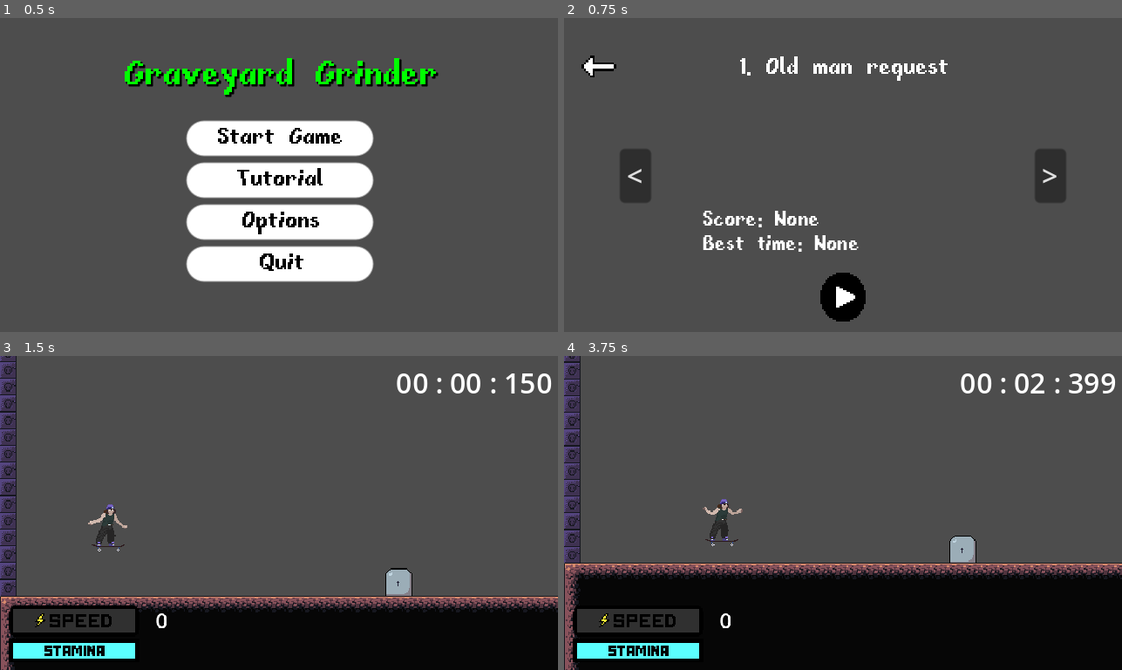
Above: before the commit, frames 1-4 (two rows, left to right).
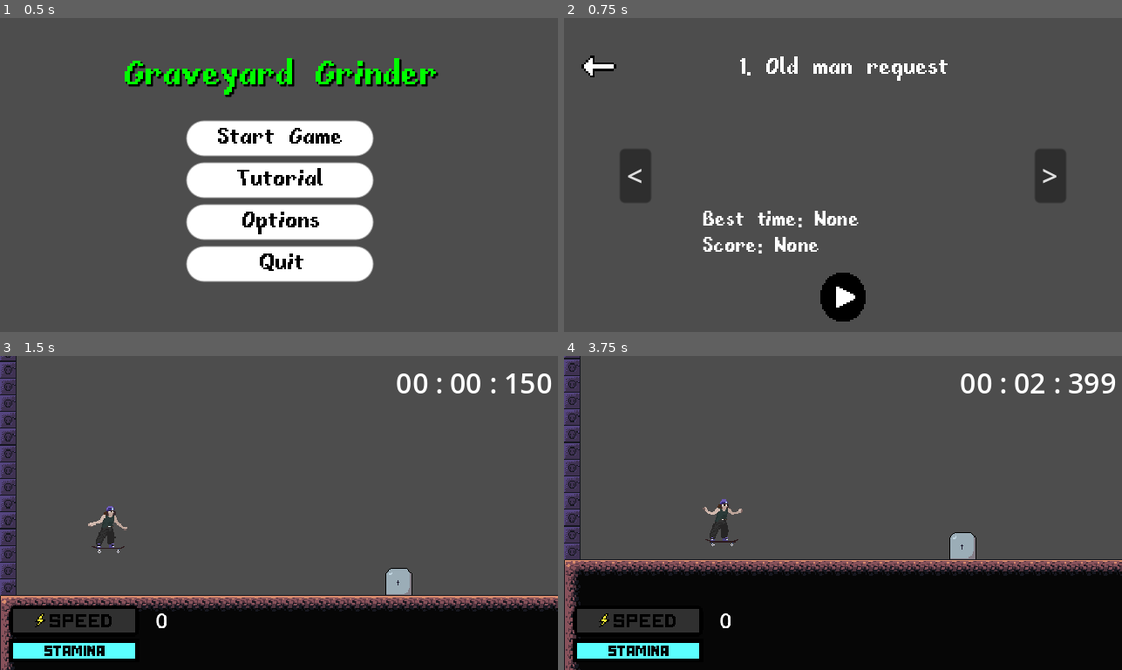
Above: after the commit, the same moments.

Repository: lucasjanta/GraveGrinder
Game: Godot game, scene res://Scenes/Menus/main_menu.tscn
The game is run twice, just before and just after one commit, with the same random seed, the same clock (stepped at 60 frames per second) and the same inputs.
Inputs (mouse positions are in pixels of both pictures, inside the frame that each line leads up to):
- Up to frame 1 (0.5 s): no input
- Up to frame 2 (0.75 s): click "Start Game" at 0.5 s
- Up to frame 3 (1.5 s): click (279, 635) at 1.25 s
- Up to frame 4 (3.75 s): tap Enter (ui_accept) at 2 s; move the mouse to (965, 497) at 2.02 s; hold D (right) 2.03-2.78 s; hold F 2.03-2.78 s; click (965, 497) at 2.17 s; tap Space (jump) at 2.27, 3.02 s; move the mouse to (731, 528) at 2.77 s; hold S (down) 2.78-3.53 s; tap F at 2.85 s; move the mouse to (898, 443) at 3.52 s; hold D (right) from 3.53 s (still down); hold F from 3.53 s (still down)

Frame 1 is identical in both runs. In frame 2, 1.3% of the frame differs, in the area x 24-53%, y 61-75%; in frame 3, 1.5%; in frame 4, 6.0%, in the area x 0-100%, y 0-100%.

Commit message:
fixed the camera shake

Diff:
--- a/Components/hurtbox_component.gd
+++ b/Components/hurtbox_component.gd
@@ -9,5 +9,3 @@
 func _on_body_entered(hitbox : HitBox) -> void:
 	if owner.has_method("take_hit"):
 		owner.take_hit(hitbox.slow_amount, hitbox)
-	if owner.has_method("zombie_contact"):
-		owner.zombie_contact()
--- a/Enemies/zombie/zombie.gd
+++ b/Enemies/zombie/zombie.gd
@@ -19,9 +19,3 @@
 
 func _on_visible_on_screen_notifier_2d_screen_exited():
 	queue_free()
-
-func zombie_contact():
-	if player.velocity.x > 200:
-		pushed = true
-		player.velocity.x -= 75
-		print("jogador empurrou andando")
--- a/Player/player.gd
+++ b/Player/player.gd
@@ -2,7 +2,6 @@
 
 @export var gravity : float = 750
 @export var friction : float = 10.0
-
 @export var acceleration : float = 75.0
 @export var stamina_regen : float = 20
 
@@ -11,9 +10,11 @@
 @onready var stopwatch = $Stopwatch
 
 const MAX_SPEED : float = 400.0
+var player_camera : Camera2D
 var jump_force : float = -250
 var max_stamina : float = 100
 var stamina : float = max_stamina
+var is_cam_shaking : bool = false
 var game_over : bool = false
 
 #variáveis do hud
@@ -30,6 +31,8 @@
 
 
 func _ready():
+	player_camera = get_tree().get_first_node_in_group("Camera")
+	print(player_camera)
 	UI.player = self
 	UI.tombstones_destroyed = 0
 	UI.zombies_killed = 0
@@ -46,18 +49,19 @@
 	#Adiciona gravidade
 	if not is_on_floor():
 		velocity.y += gravity * delta
+
 	#Adiciona fricção
 	if is_on_floor():
 		if velocity.x != 0:
 			velocity.x = move_toward(velocity.x, 0, delta * friction)
-
 	move_and_slide()
 
 func take_hit(slow_amount, _body) -> void:
 	if velocity.x < 200:
 		game_over = true
-
-
+	if velocity.x > 200:
+		velocity.x -= slow_amount
+		CameraHandle.shake_camera(player_camera, 0.3, 3)
 
 func handle_stopwatch():
 	stopwatch_label.text = stopwatch.time_to_string()
@@ -98,3 +102,13 @@
 func show_status(status):
 	status_pop.text = status
 	status_pop_anim.play("status_pop")
+
+#func shake_camera(camera, duration, intensity, delta):
+	#if is_cam_shaking:
+		#if duration > 0:
+			#print("funcionano")
+			#duration -= delta
+			#var shake_amt = Vector2(randf_range(-1, 1), randf_range(-1, 1)) * intensity
+			#camera.global_position += shake_amt
+		#else:
+			#is_cam_shaking = false
--- a/Player/player.tscn
+++ b/Player/player.tscn
@@ -347,7 +347,7 @@
 }]
 
 [sub_resource type="RectangleShape2D" id="RectangleShape2D_sb0sv"]
-size = Vector2(23.25, 45)
+size = Vector2(19.25, 45)
 
 [sub_resource type="RectangleShape2D" id="RectangleShape2D_fwp45"]
 size = Vector2(31, 7)
@@ -444,7 +444,7 @@
 metadata/_aseprite_wizard_source_file_hash_ = "eaf121d2f1a7ed816684a9545ace5a78"
 
 [node name="CollisionShape2D" type="CollisionShape2D" parent="."]
-position = Vector2(2.375, 6)
+position = Vector2(0.375, 6)
 shape = SubResource("RectangleShape2D_sb0sv")
 
 [node name="StateMachine" type="Node" parent="." node_paths=PackedStringArray("initial_state")]
--- a/Scenes/Levels/test_room.tscn
+++ b/Scenes/Levels/test_room.tscn
@@ -6,7 +6,6 @@
 [ext_resource type="Texture2D" uid="uid://chhe6dr42q0vp" path="res://Tilesets/Tilesetv3.png" id="4_yuwd1"]
 [ext_resource type="PackedScene" uid="uid://tqg5285m1bmk" path="res://Enemies/zombie/zombie.tscn" id="5_a2wub"]
 [ext_resource type="PackedScene" uid="uid://bqknruc6qvmah" path="res://Player/player.tscn" id="6_5x5h8"]
-[ext_resource type="Script" path="res://Scripts/camera_2d.gd" id="6_ijcgh"]
 [ext_resource type="PackedScene" uid="uid://cfe3n5qg62l1" path="res://Props/tombramp/tombramp.tscn" id="7_0ojsa"]
 [ext_resource type="Script" path="res://addons/phantom_camera/scripts/phantom_camera_host/phantom_camera_host.gd" id="7_7iqtj"]
 [ext_resource type="Script" path="res://addons/phantom_camera/scripts/phantom_camera/phantom_camera_2d.gd" id="8_w6tf2"]
@@ -1473,13 +1472,10 @@
 position = Vector2(101, 48)
 friction = 40.0
 
-[node name="Camera2D" type="Camera2D" parent="."]
-physics_interpolation_mode = 2
+[node name="Camera2D" type="Camera2D" parent="." groups=["Camera"]]
+physics_interpolation_mode = 1
 position = Vector2(266.667, 48)
 zoom = Vector2(0.6, 0.6)
-limit_left = 0
-limit_top = -110
-script = ExtResource("6_ijcgh")
 
 [node name="PhantomCameraHost" type="Node" parent="Camera2D"]
 script = ExtResource("7_7iqtj")
--- a/Scenes/Menus/level_results.tscn
+++ b/Scenes/Menus/level_results.tscn
@@ -105,7 +105,7 @@
 [node name="zombies_killed" type="Label" parent="Stats/HBoxContainer/PanelContainer/HBoxContainer"]
 layout_mode = 2
 theme_override_fonts/font = ExtResource("1_w0tvd")
-text = "57"
+text = "0"
 horizontal_alignment = 1
 vertical_alignment = 1
 
@@ -129,7 +129,7 @@
 [node name="tombs_destroyed" type="Label" parent="Stats/HBoxContainer/PanelContainer2/HBoxContainer"]
 layout_mode = 2
 theme_override_fonts/font = ExtResource("1_w0tvd")
-text = "-8"
+text = "0"
 horizontal_alignment = 1
 vertical_alignment = 1
 
--- a/Scenes/Menus/level_selection.gd
+++ b/Scenes/Menus/level_selection.gd
@@ -47,6 +47,5 @@
 func _on_play_pressed():
 	UI.start_level(UI.selected_level)
 
-
 func _on_back_pressed():
 	get_tree().change_scene_to_file("res://Scenes/Menus/main_menu.tscn")
--- a/Scenes/Menus/level_selection.tscn
+++ b/Scenes/Menus/level_selection.tscn
@@ -81,9 +81,9 @@
 [node name="best_score" type="Label" parent="."]
 layout_mode = 0
 offset_left = 79.0
-offset_top = 110.0
+offset_top = 125.0
 offset_right = 142.0
-offset_bottom = 123.0
+offset_bottom = 138.0
 theme_override_fonts/font = ExtResource("2_o2aef")
 theme_override_font_sizes/font_size = 14
 text = "Score: 1000"
@@ -91,9 +91,9 @@
 [node name="best_time" type="Label" parent="."]
 layout_mode = 0
 offset_left = 79.0
-offset_top = 124.0
+offset_top = 110.0
 offset_right = 161.0
-offset_bottom = 137.0
+offset_bottom = 123.0
 theme_override_fonts/font = ExtResource("2_o2aef")
 theme_override_font_sizes/font_size = 14
 text = "Best Time 1:52"
--- a/Scripts/camera_2d.gd
+++ /dev/null
@@ -1,23 +0,0 @@
-extends Camera2D
-
-@export var shake_magnitude: float = 3.0
-
-@onready var phantom_camera_2d = %PhantomCamera2D
-
-var is_shaking : bool = false
-var shake_amt : Vector2 = Vector2.ZERO
-
-func _process(delta):
-	if Input.is_action_just_pressed("left"): is_shaking = !is_shaking
-
-	if !is_shaking: return
-
-func shake_camera(duration, intensity, delta):
-	is_shaking = true
-	if duration > 0:
-		duration -= delta
-	else:
-		is_shaking = false
-	if is_shaking:
-		shake_amt = Vector2(randf_range(-1, 1), randf_range(-1, 1)) * intensity
-		phantom_camera_2d.global_position += shake_amt
--- /dev/null
+++ b/Scripts/camera_handle.gd
@@ -0,0 +1,23 @@
+extends Node
+
+var selected_camera : Camera2D
+var shake_dur : float
+var shake_intensity : float
+var is_cam_shaking : bool = false
+var shake_amt : Vector2 = Vector2.ZERO
+
+func shake_camera(camera, duration, intensity):
+	selected_camera = camera
+	shake_dur = duration
+	shake_intensity = intensity
+	is_cam_shaking = true
+
+func _process(delta):
+	if UI.player != null:
+		if is_cam_shaking:
+			if shake_dur > 0:
+				shake_dur -= delta
+				shake_amt = Vector2(randf_range(-1, 1), randf_range(-1, 1)) * shake_intensity
+				selected_camera.global_position += shake_amt
+			else:
+				is_cam_shaking = false
--- a/Scripts/on_screen_ui.gd
+++ b/Scripts/on_screen_ui.gd
@@ -58,7 +58,6 @@
 			time_in_grind_record = time_in_grind
 			save_file(level)
 
-
 func start_level(level):
 	if level == 1:
 		get_tree().change_scene_to_file("res://Scenes/Levels/test_room.tscn")
--- a/project.godot
+++ b/project.godot
@@ -19,6 +19,7 @@
 
 UI="*res://Scripts/on_screen_ui.gd"
 PhantomCameraManager="*res://addons/phantom_camera/scripts/managers/phantom_camera_manager.gd"
+CameraHandle="*res://Scripts/camera_handle.gd"
 
 [display]
 
@@ -78,10 +79,6 @@
 2d_physics/layer_10="RampDown"
 2d_physics/layer_11="RampUp"
 
-[physics]
-
-common/physics_interpolation=true
-
 [rendering]
 
 textures/canvas_textures/default_texture_filter=0
Not shown: 1 places in Scenes/Levels/test_room.tscn that only renumber resources
